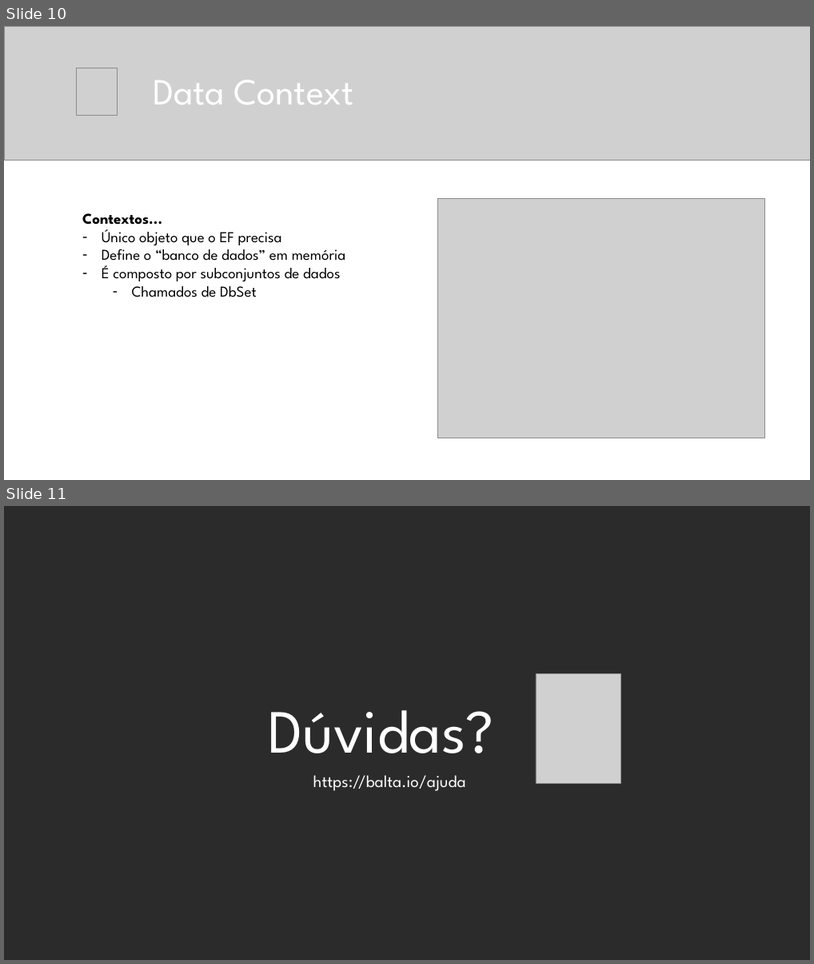
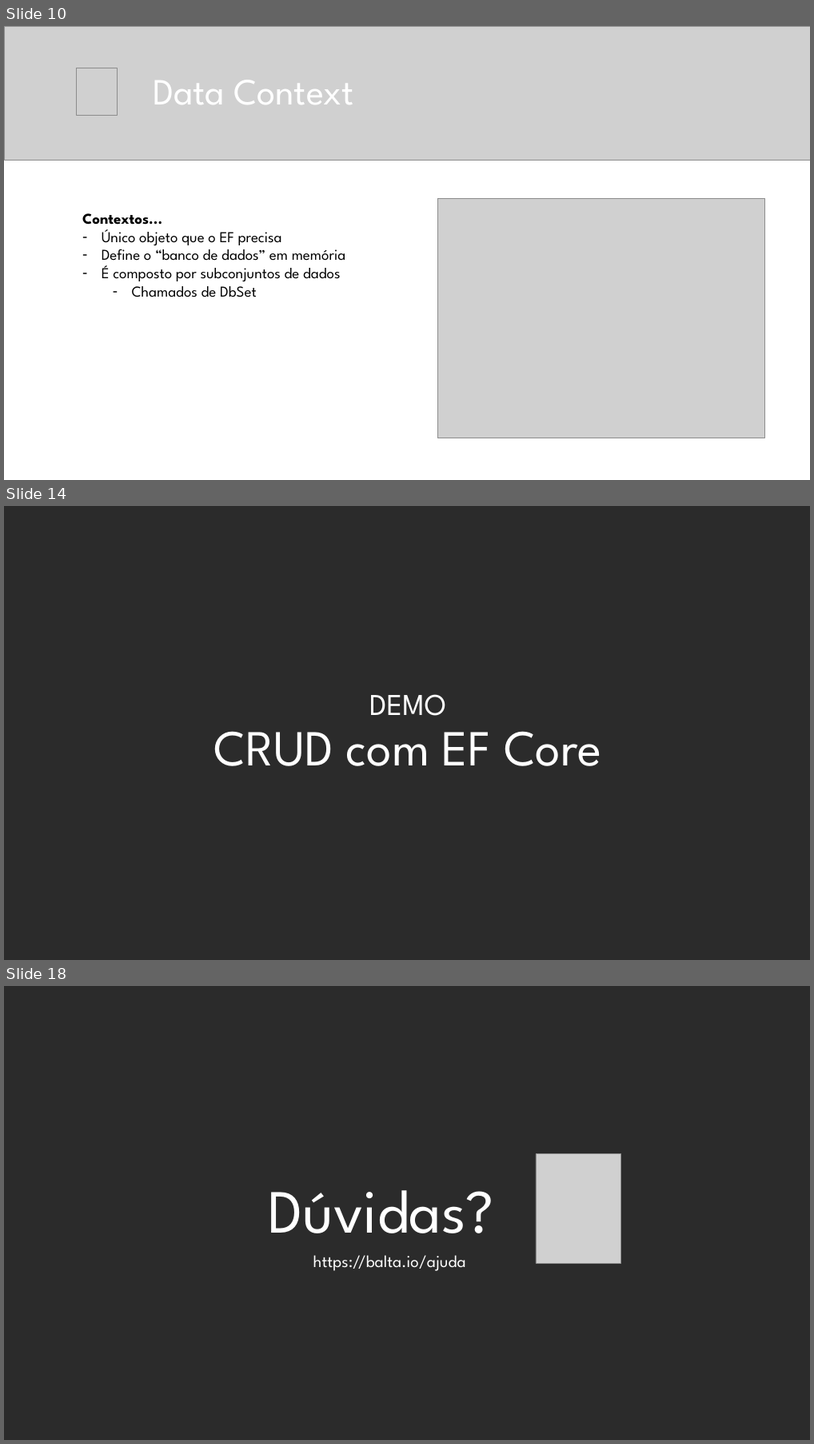
Before and after one commit to balta-io/2808, a slide deck: 2808.pptx. Shown one above the other, each under a label of ours: slides 10 and 11 before the commit, slides 10, 14 and 18 after it; the slides between them are not shown. The pictures are 814x964 and 814x1444 pixels, drawn with LibreOffice and Linux fonts; fonts in the diff are those of the drawing; grey boxes stand for pictures; background and template pictures are left out; a plain dark background stands for a picture behind light text. Boxes give left, top, right and bottom in pixels: in the first picture for what was removed or moved away, otherwise in the second. Text is boxed around its words. In the diff, an @@ line names an element or a change of style, - is before the commit and + after.

```diff
--- a/2808.pptx
+++ b/2808.pptx
@@ slide 14 added at <box>4,506,810,960</box>, background picture (left out) @@
@@ title added at <box>214,694,602,766</box>, 60 pt, text #FFFFFF @@
+DEMO
+CRUD com EF Core
@@ what was slide 11 is now slide 18 @@
```
Also in this commit, not shown: 6 other slides added.
